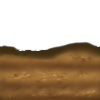
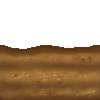
Comparing the layer stacks of the two w=100, h=100 images. Changes:
painted on "Слой 21" over [0, 41, 100, 61]
